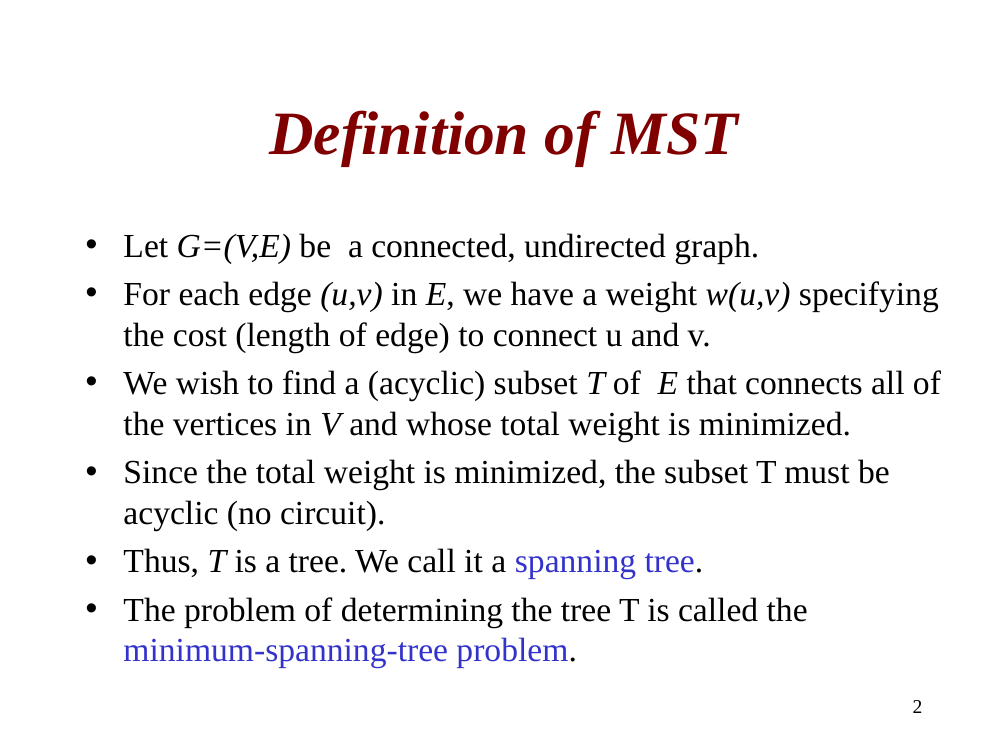
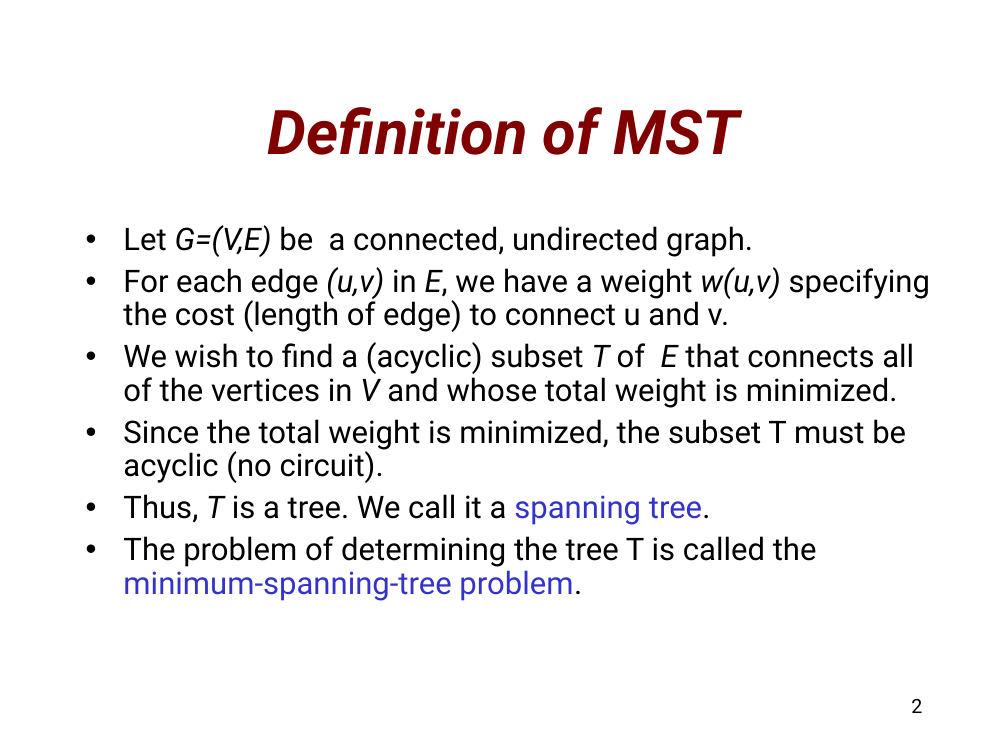
Before and after one commit to rugbyprof/3013-Algorithms, a slide deck: slide 2 of Lectures/GraphAlgorithms/kruskals_prims.ppt. Drawn at 1008x756 pixels with LibreOffice and Linux fonts; fonts in the diff are those of the drawing; background and template pictures are left out. Boxes give left, top, right and bottom in pixels: in the first picture for what was removed or moved away, otherwise in the second. Text is boxed around its words. In the diff, an @@ line names an element or a change of style, - is before the commit and + after.

```diff
--- a/Lectures/GraphAlgorithms/kruskals_prims.ppt
+++ b/Lectures/GraphAlgorithms/kruskals_prims.ppt
@@ title "Definition of MST" at (268,107,739,155): font Times New Roman to Roboto @@
@@ text "Let G=(V,E) be a connected, ..." at (123,225,930,601): size 24 to 22.2 pt, font Times New Roman to Roboto; line spacing 1 to 0.9 @@
@@ page number at (911,699,922,713): font Times New Roman to Roboto @@
```
Also in this commit, not shown: 1 other slide changed, 5 other files.
